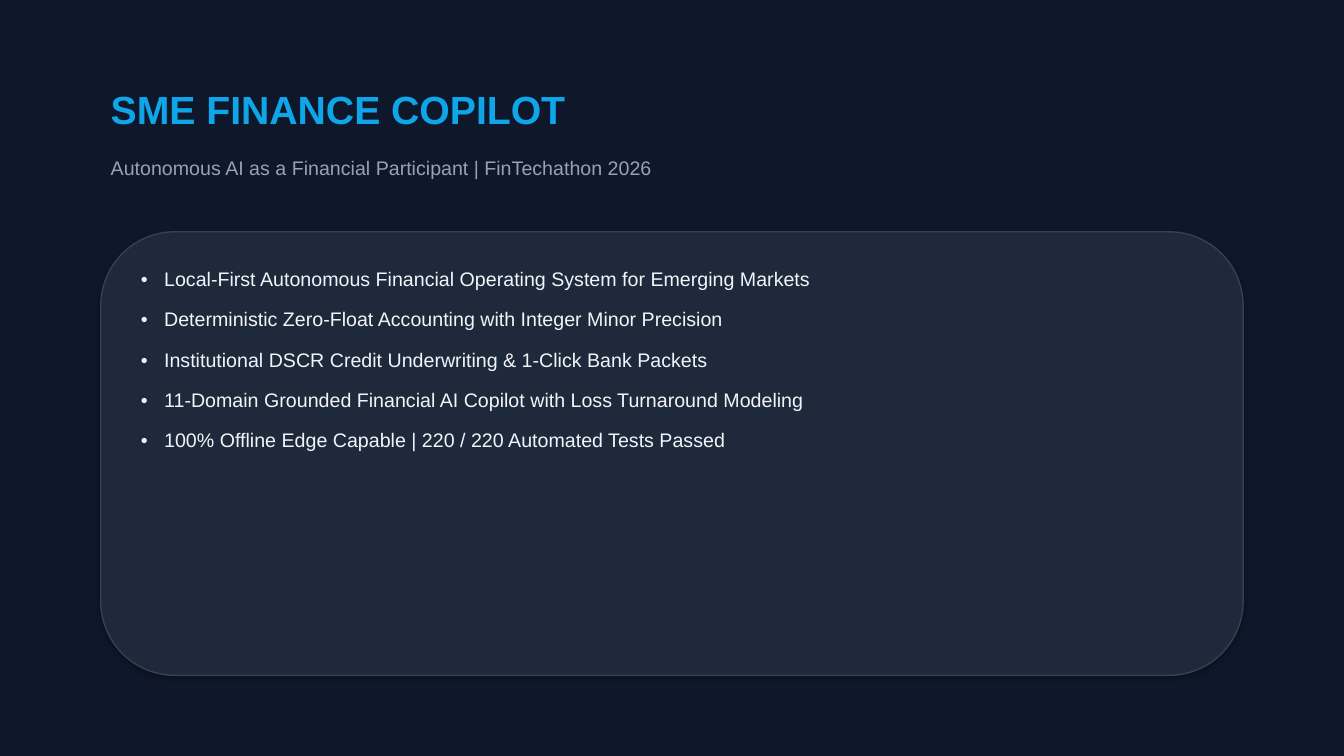
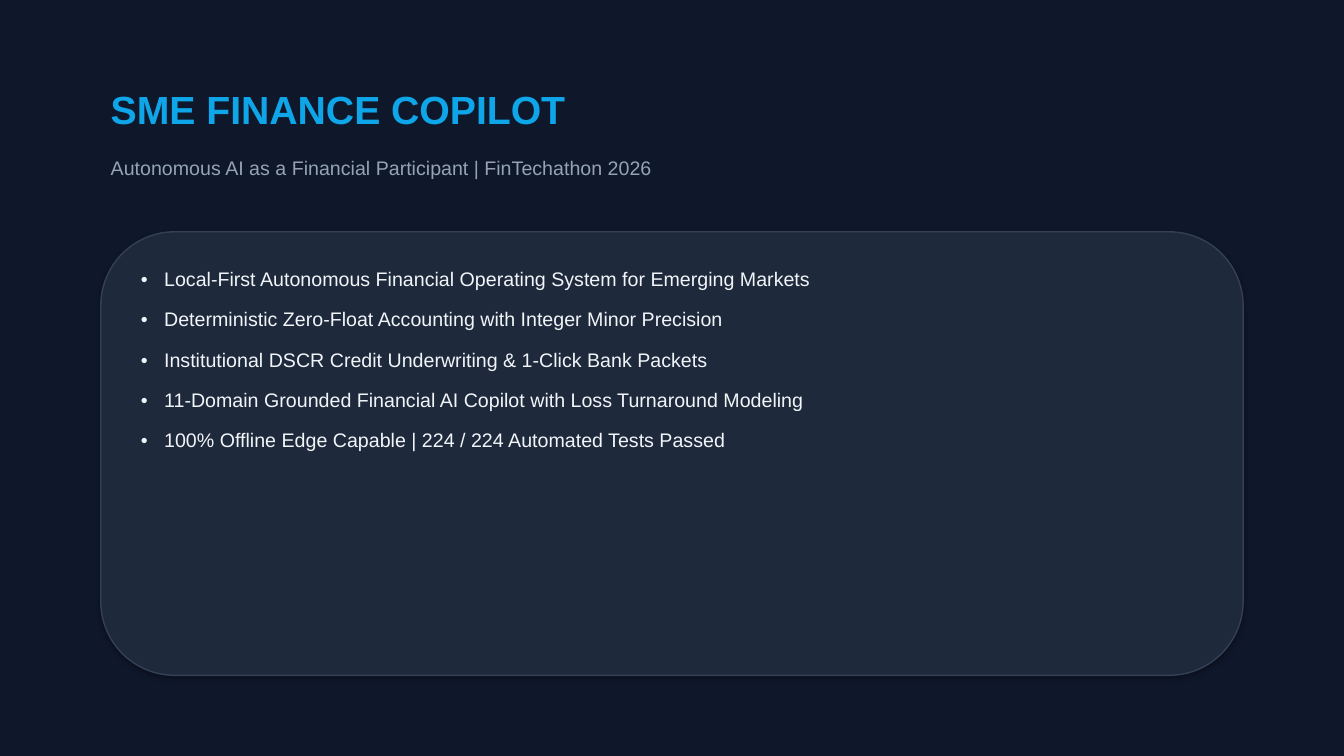
Before and after one commit to ashik123-a1/Finova-Finpilot, a slide deck: slide 1 of submission/presentation.pptx. Drawn at 1344x756 pixels with LibreOffice and Linux fonts; fonts in the diff are those of the drawing. Boxes give left, top, right and bottom in pixels: in the first picture for what was removed or moved away, otherwise in the second. Text is boxed around its words. In the diff, an @@ line names an element or a change of style, - is before the commit and + after.

Commit message:
docs: reconcile automated test count to verified 224 across documentation and submission artifacts

```diff
--- a/submission/presentation.pptx
+++ b/submission/presentation.pptx
@@ text at [164,432,724,451]: text changed @@
-• 100% Offline Edge Capable | 220 / 220 Automated Tests Passed
+• 100% Offline Edge Capable | 224 / 224 Automated Tests Passed
```
Also in this commit, not shown: 1 other slide changed, 12 other files.
